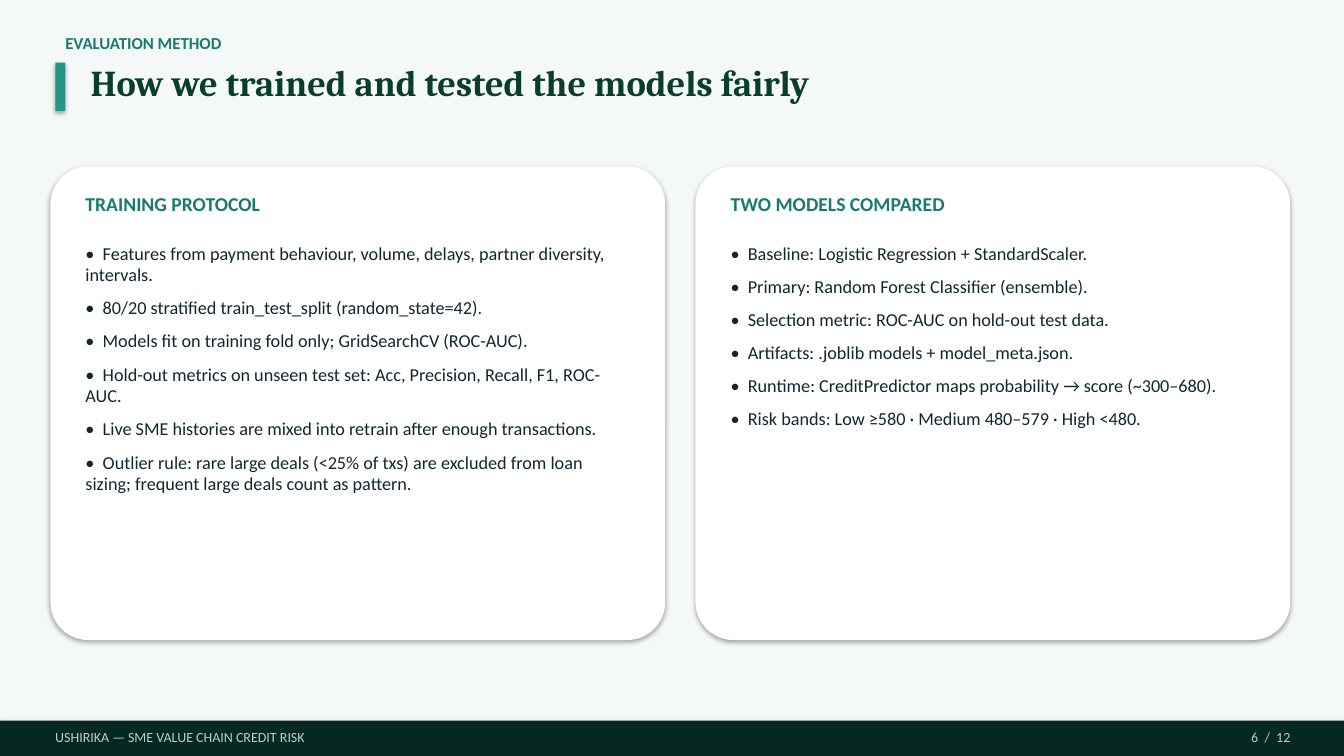
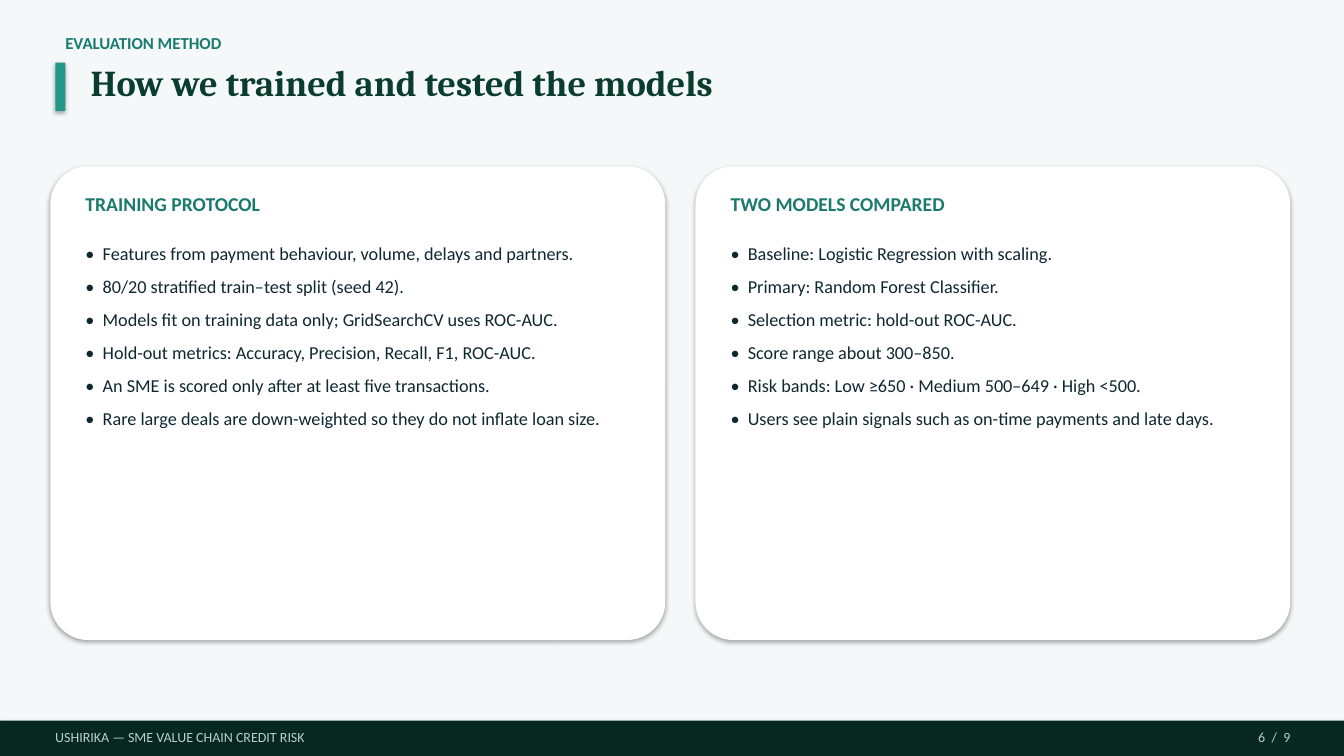
Before and after one commit to Dmmkuliku/ushirika-sme-credit, a slide deck: slide 6 of Presentation/Ushirika_Group15_Defence_v13.pptx. Drawn at 1344x756 pixels with LibreOffice and Linux fonts; fonts in the diff are those of the drawing. Boxes give left, top, right and bottom in pixels: in the first picture for what was removed or moved away, otherwise in the second. Text is boxed around its words. In the diff, an @@ line names an element or a change of style, - is before the commit and + after.

```diff
--- a/Presentation/Ushirika_Group15_Defence_v13.pptx
+++ b/Presentation/Ushirika_Group15_Defence_v13.pptx
@@ text at (x1=91, y1=70, x2=713, y2=97): text changed @@
-How we trained and tested the models fairly
+How we trained and tested the models
@@ text at (x1=103, y1=247, x2=600, y2=428): text changed @@
-• Features from payment behaviour, volume, delays, partner diversity, intervals.
-• 80/20 stratified train_test_split (random_state=42).
-• Models fit on training fold only; GridSearchCV (ROC-AUC).
-• Hold-out metrics on unseen test set: Acc, Precision, Recall, F1, ROC-AUC.
-• Live SME histories are mixed into retrain after enough transactions.
-• Outlier rule: rare large deals (<25% of txs) are excluded from loan sizing; frequent large deals count as pattern.
+• Features from payment behaviour, volume, delays and partners.
+• 80/20 stratified train–test split (seed 42).
+• Models fit on training data only; GridSearchCV uses ROC-AUC.
+• Hold-out metrics: Accuracy, Precision, Recall, F1, ROC-AUC.
+• An SME is scored only after at least five transactions.
+• Rare large deals are down-weighted so they do not inflate loan size.
@@ text at (x1=748, y1=247, x2=1214, y2=428): text changed @@
-• Baseline: Logistic Regression + StandardScaler.
-• Primary: Random Forest Classifier (ensemble).
-• Selection metric: ROC-AUC on hold-out test data.
-• Artifacts: .joblib models + model_meta.json.
-• Runtime: CreditPredictor maps probability → score (~300–680).
-• Risk bands: Low ≥580 · Medium 480–579 · High <480.
+• Baseline: Logistic Regression with scaling.
+• Primary: Random Forest Classifier.
+• Selection metric: hold-out ROC-AUC.
+• Score range about 300–850.
+• Risk bands: Low ≥650 · Medium 500–649 · High <500.
+• Users see plain signals such as on-time payments and late days.
@@ text at (x1=1258, y1=732, x2=1290, y2=742): text changed @@
-6 / 12
+6 / 9
```
Also in this commit, not shown: 6 other slides changed, 2 slides added, 5 slides removed, 3 other files.
